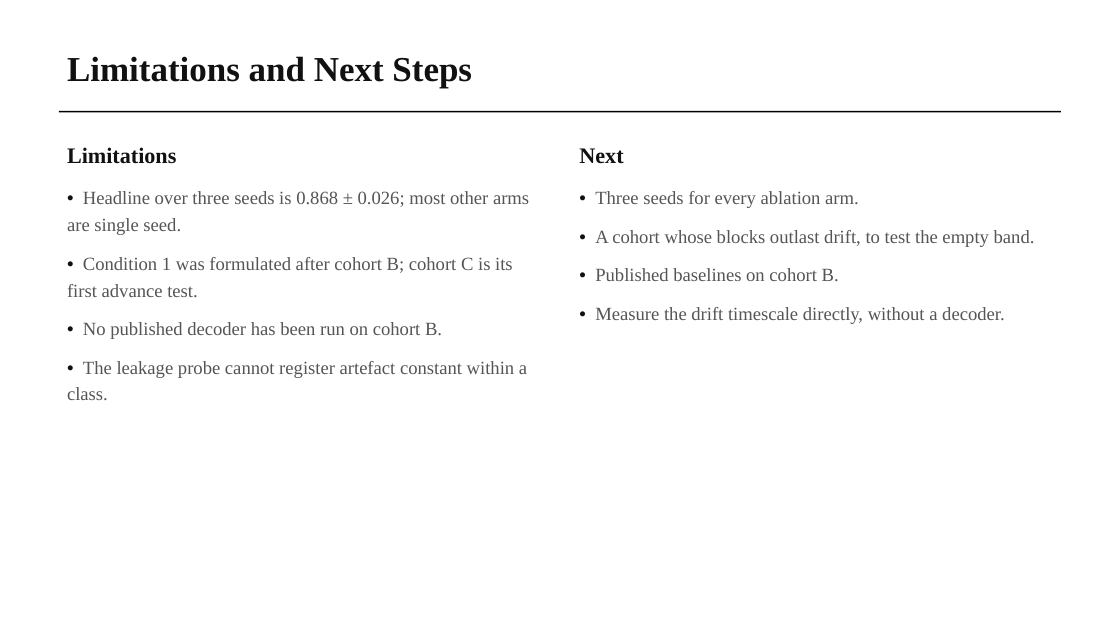
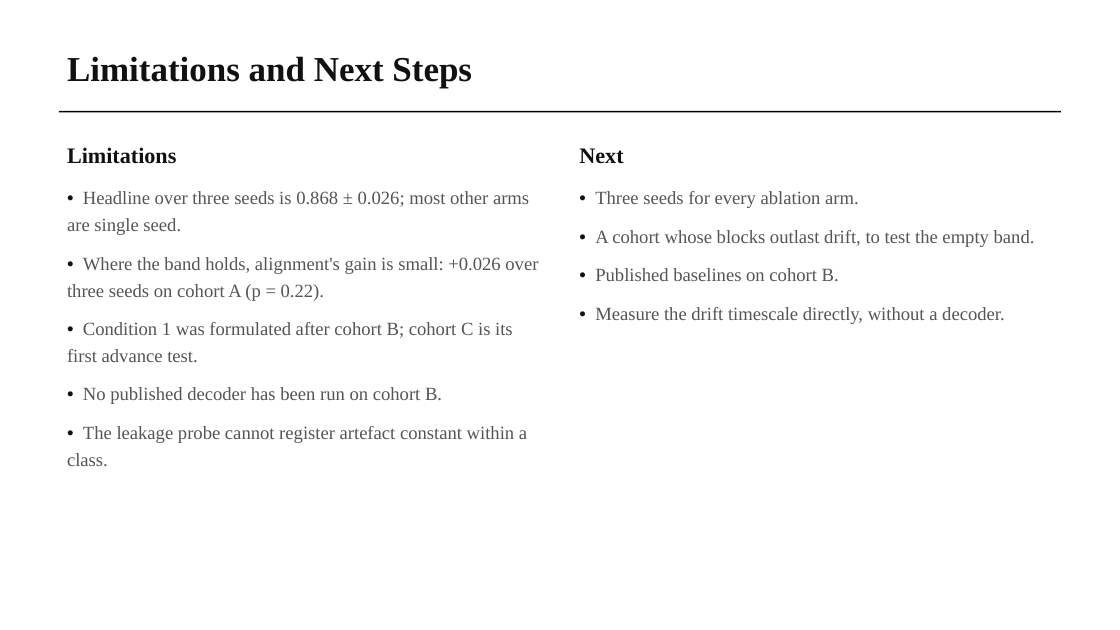
Before and after one commit to wshuv-o/calmnet, a slide deck: slide 14 of presentation/Updated_manuscript_presentation.pptx. Drawn at 1120x630 pixels with LibreOffice and Linux fonts; fonts in the diff are those of the drawing. Boxes give left, top, right and bottom in pixels: in the first picture for what was removed or moved away, otherwise in the second. Text is boxed around its words. In the diff, an @@ line names an element or a change of style, - is before the commit and + after.

```diff
--- a/presentation/Updated_manuscript_presentation.pptx
+++ b/presentation/Updated_manuscript_presentation.pptx
@@ text at (67, 257, 538, 301): paragraph added @@
+• Where the band holds, alignment's gain is small: +0.026 over three seeds on cohort A (p = 0.22).
```
Also in this commit, not shown: 2 other slides changed, 3 other files.
